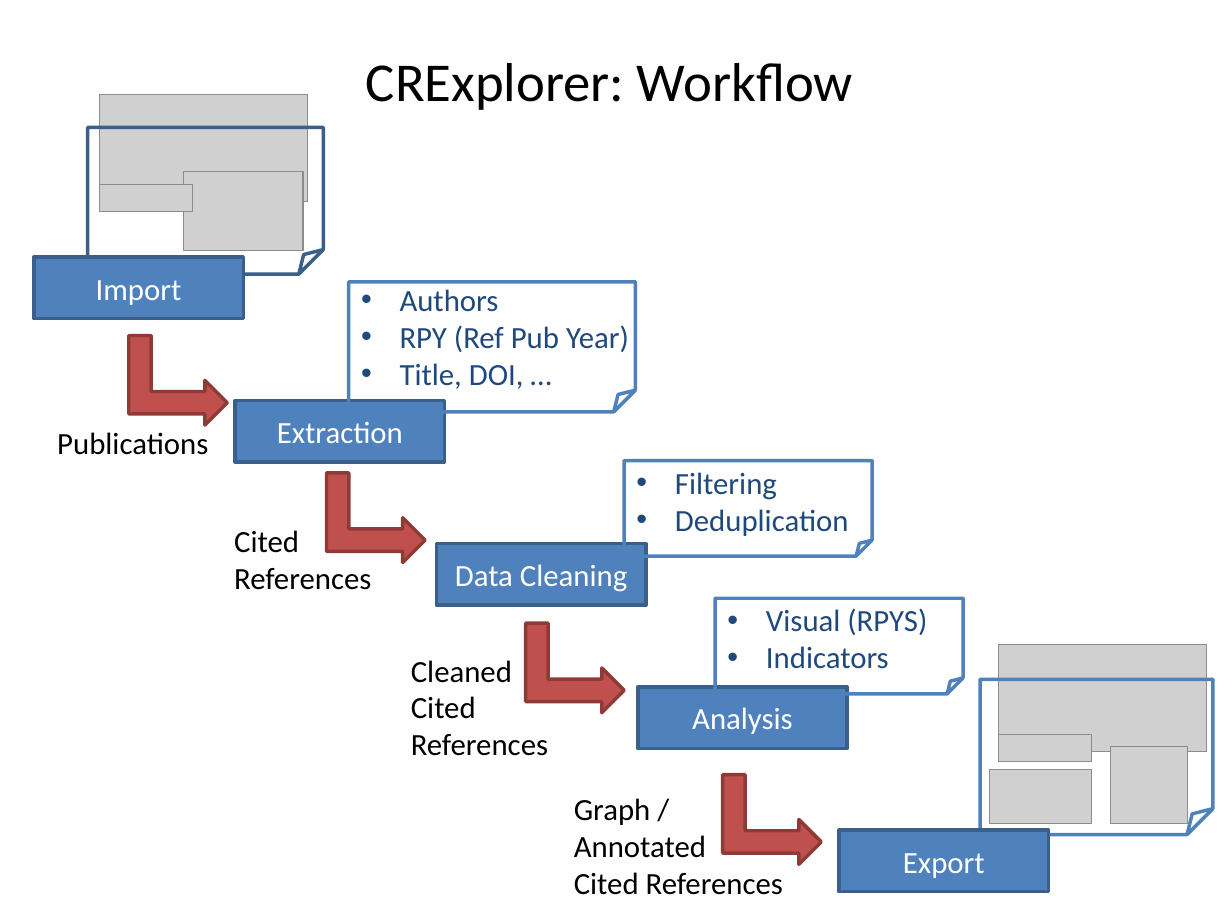
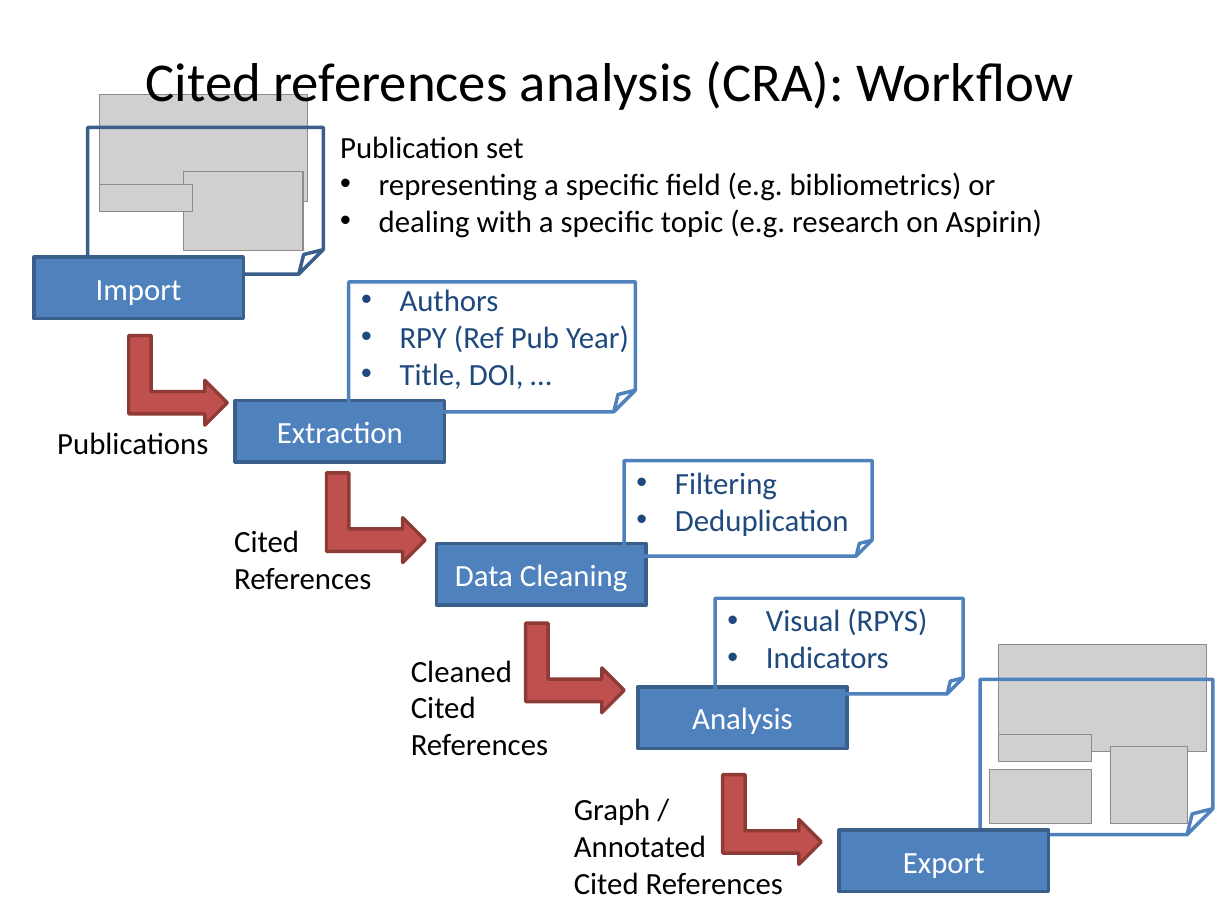
Before and after one commit to andreas-thor/cre, a slide deck: slide 5 of docs/slides/cre_overview.pptx (slide 4 before the commit). Drawn at 1232x924 pixels with LibreOffice and Linux fonts; fonts in the diff are those of the drawing; grey boxes stand for pictures. Boxes give left, top, right and bottom in pixels: in the first picture for what was removed or moved away, otherwise in the second. Text is boxed around its words. In the diff, an @@ line names an element or a change of style, - is before the commit and + after.

```diff
--- a/docs/slides/cre_overview.pptx
+++ b/docs/slides/cre_overview.pptx
@@ title at box(146, 61, 1073, 114): text changed @@
-CRExplorer: Workflow
+Cited references analysis (CRA): Workflow
@@ text added at box(340, 136, 1042, 238), 18 pt, text #000000 @@
+Publication set
+• representing a speciﬁc ﬁeld (e.g. bibliometrics) or
+• dealing with a speciﬁc topic (e.g. research on Aspirin)
```
Also in this commit, not shown: 1 other slide changed, 5 slides added, 1 slide removed.
